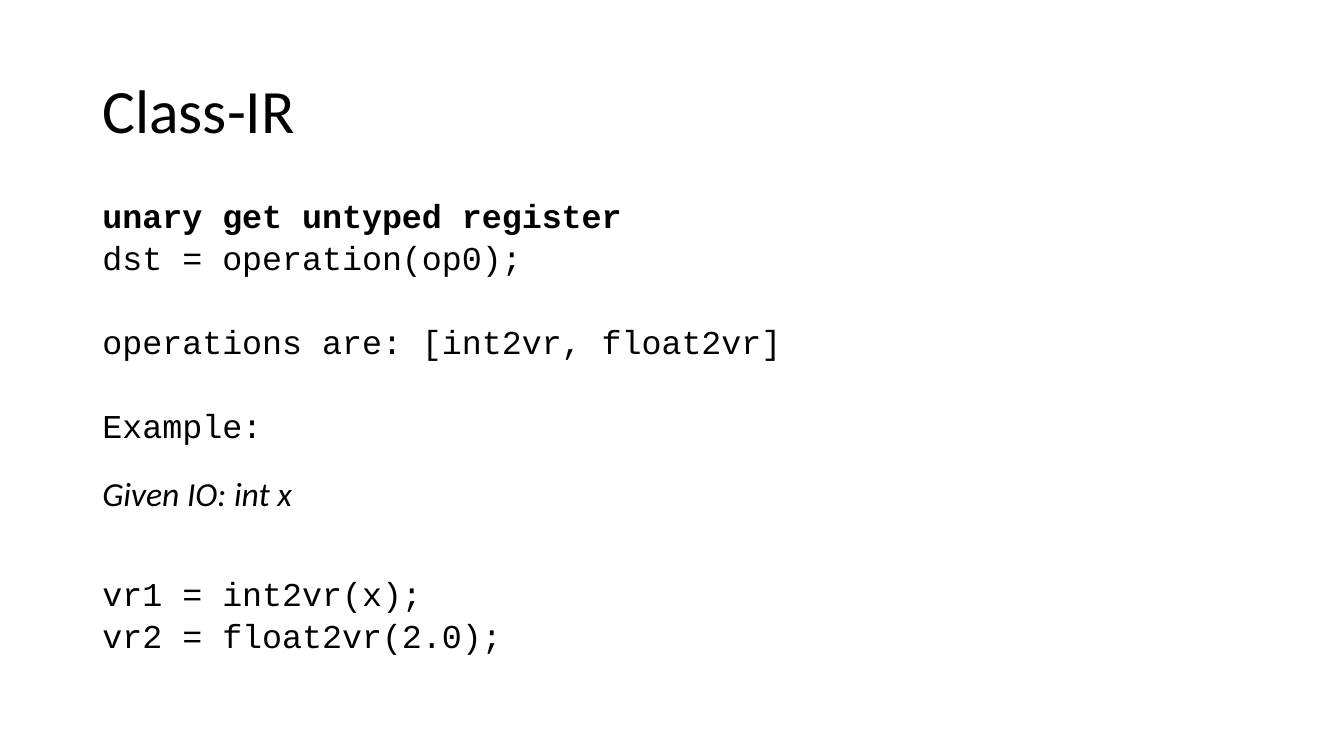
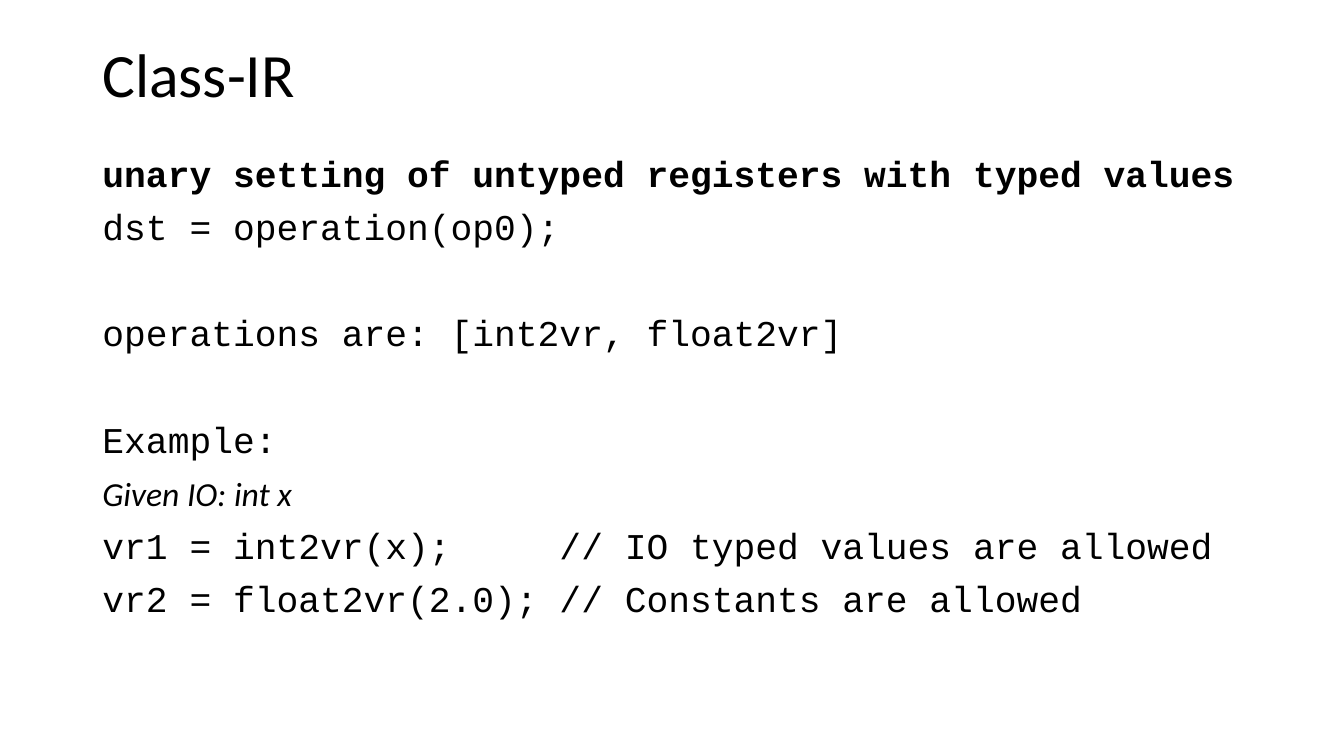
Before and after one commit to siero/CSE110A-W26, a slide deck: slide 25 of PDFS/C110-M3-04-FUNCTIONS-IR-SCOPE.pptx (slide 27 before the commit). Drawn at 1344x756 pixels with LibreOffice and Linux fonts; fonts in the diff are those of the drawing. Boxes give left, top, right and bottom in pixels: in the first picture for what was removed or moved away, otherwise in the second. Text is boxed around its words. In the diff, an @@ line names an element or a change of style, - is before the commit and + after.

```diff
--- a/PDFS/C110-M3-04-FUNCTIONS-IR-SCOPE.pptx
+++ b/PDFS/C110-M3-04-FUNCTIONS-IR-SCOPE.pptx
@@ title "Class-IR": place and size @@
-title "Class-IR" at bbox=[102, 90, 294, 134]
+title "Class-IR" at bbox=[102, 54, 294, 98]
@@ text "unary setting of untyped registers ...": place and size @@
-text "unary setting of untyped registers ..." at bbox=[102, 204, 782, 655]
+text "unary setting of untyped registers ..." at bbox=[102, 161, 1235, 620]
@@ text at bbox=[102, 161, 1235, 195]: text changed; size 23.8 to 25.9 pt @@
-unary get untyped register
+unary setting of untyped registers with typed values
@@ text at bbox=[102, 214, 843, 461]: size 23.8 to 25.9 pt in "dst = operation(op0);", "operations are: [int2vr, float2vr]", "Example:"; line spacing 0.7 to 0.9 @@
@@ text at bbox=[102, 533, 1212, 620]: text changed; size 23.8 to 25.9 pt @@
-vr1 = int2vr(x);
-vr2 = float2vr(2.0);
+vr1 = int2vr(x); // IO typed values are allowed
+vr2 = float2vr(2.0); // Constants are allowed
```
Also in this commit, not shown: 51 other slides changed, 4 slides added, 4 slides removed, 1 other file.
